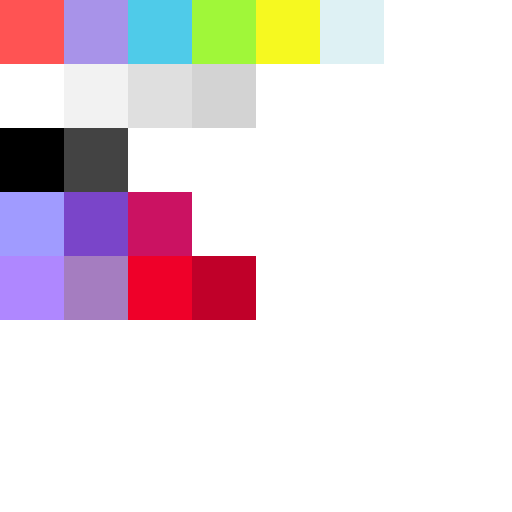
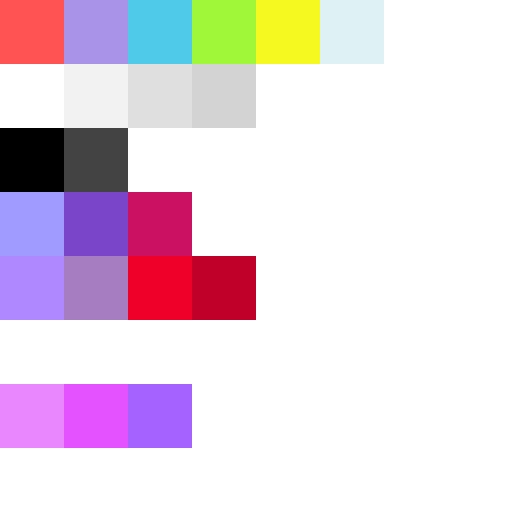
Before/after of a 512 × 512 layered artwork. What changed in the layer stack:
painted on "Colours" over [0, 384, 192, 448]
